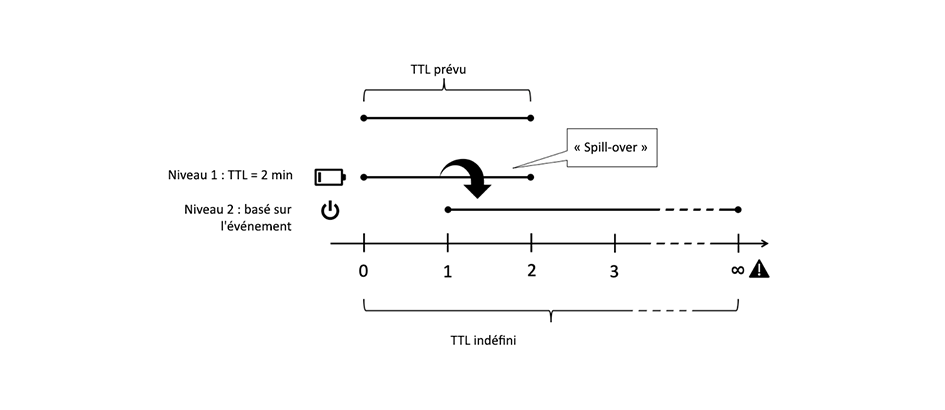
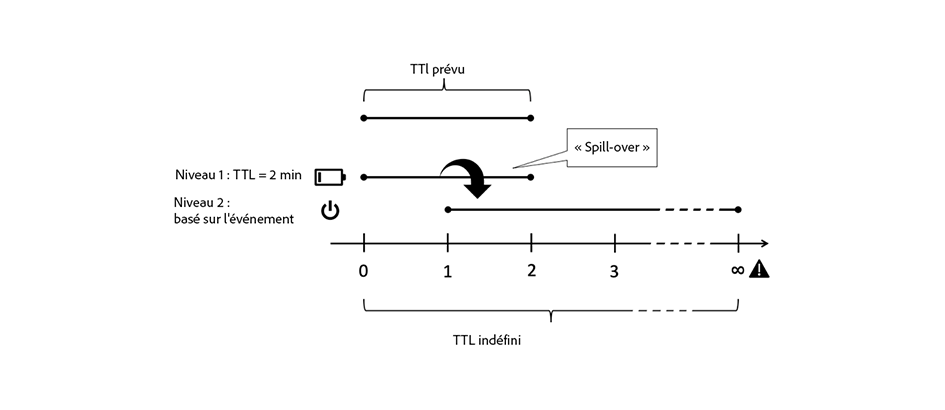
Comparing the layer stacks of the two 945px x 410px images. Changes:
painted on "ttl-event-based-combined" over [168, 63, 650, 346]
